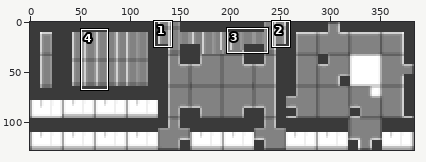
One commit to this sprite sheet: test.png. The picture above shows the old version from afar; the outline marks the close-up.
Close-up. First the earlier version:
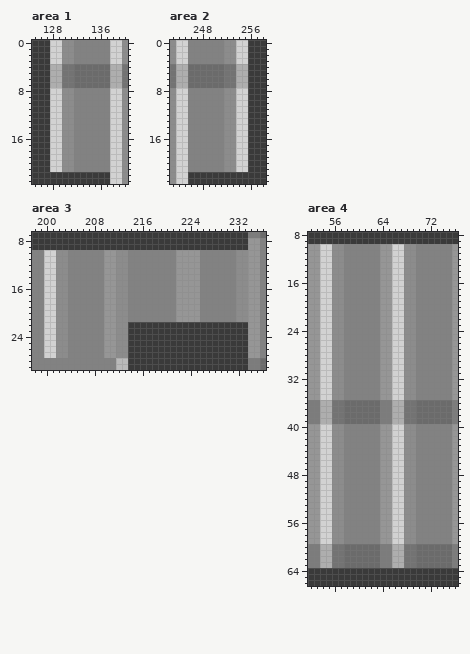
The file is 384x128 pixels. Colours within 5 levels of each other are drawn and written as one. Shown: area 1: x 125..140, y 0..23; area 2: x 243..258, y 0..23; area 3: x 198..236, y 7..29; area 4: x 52..76, y 8..66. The commit also changed other parts of the picture, which this record leaves out.
The result:
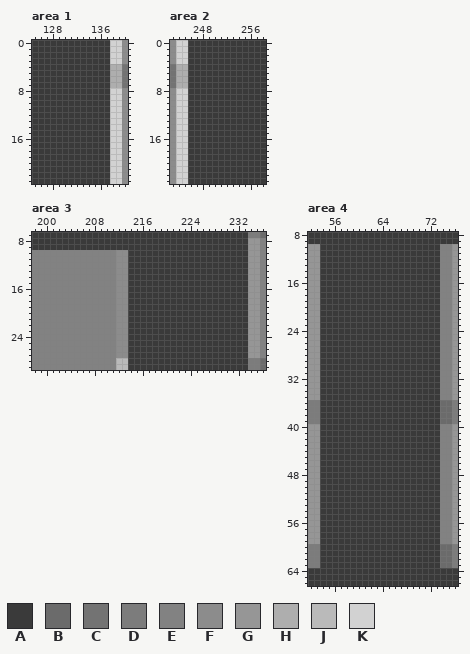
Palette (. is transparent): A #3a3a3a  B #6b6b6b  C #737373  D #7c7c7c  E #828282  F #8c8c8c  G #969696  H #aeaeae  J #bababa  K #d2d2d2
From old to new:
Changed rows in their new state; - is an unchanged pixel.
Area 1:
first column x 128:
 0 AAAAAAAAAA
 1 AAAAAAAAAA
 2 AAAAAAAAAA
 3 AAAAAAAAAA
 4 AAAAAAAAAA
 5 AAAAAAAAAA
 6 AAAAAAAAAA
 7 AAAAAAAAAA
 8 AAAAAAAAAA
 9 AAAAAAAAAA
10 AAAAAAAAAA
11 AAAAAAAAAA
12 AAAAAAAAAA
13 AAAAAAAAAA
14 AAAAAAAAAA
15 AAAAAAAAAA
16 AAAAAAAAAA
17 AAAAAAAAAA
18 AAAAAAAAAA
19 AAAAAAAAAA
20 AAAAAAAAAA
21 AAAAAAAAAA
Area 2:
first column x 246:
 0 AAAAAAAAAA
 1 AAAAAAAAAA
 2 AAAAAAAAAA
 3 AAAAAAAAAA
 4 AAAAAAAAAA
 5 AAAAAAAAAA
 6 AAAAAAAAAA
 7 AAAAAAAAAA
 8 AAAAAAAAAA
 9 AAAAAAAAAA
10 AAAAAAAAAA
11 AAAAAAAAAA
12 AAAAAAAAAA
13 AAAAAAAAAA
14 AAAAAAAAAA
15 AAAAAAAAAA
16 AAAAAAAAAA
17 AAAAAAAAAA
18 AAAAAAAAAA
19 AAAAAAAAAA
20 AAAAAAAAAA
21 AAAAAAAAAA
Area 3:
first column x 200:
10 EEEE------EE--AAAAAAAAAAAAAAAAAAAA
11 EEEE------EE--AAAAAAAAAAAAAAAAAAAA
12 EEEE------EE--AAAAAAAAAAAAAAAAAAAA
13 EEEE------EE--AAAAAAAAAAAAAAAAAAAA
14 EEEE------EE--AAAAAAAAAAAAAAAAAAAA
15 EEEE------EE--AAAAAAAAAAAAAAAAAAAA
16 EEEE------EE--AAAAAAAAAAAAAAAAAAAA
17 EEEE------EE--AAAAAAAAAAAAAAAAAAAA
18 EEEE------EE--AAAAAAAAAAAAAAAAAAAA
19 EEEE------EE--AAAAAAAAAAAAAAAAAAAA
20 EEEE------EE--AAAAAAAAAAAAAAAAAAAA
21 EEEE------EE--AAAAAAAAAAAAAAAAAAAA
22 EEEE------EE----------------------
23 EEEE------EE----------------------
24 EEEE------EE----------------------
25 EEEE------EE----------------------
26 EEEE------EE----------------------
27 EEEE------EE----------------------
Area 4:
first column x 54:
10 AAAAAAAAAAAAAAAAAAAA
11 AAAAAAAAAAAAAAAAAAAA
12 AAAAAAAAAAAAAAAAAAAA
13 AAAAAAAAAAAAAAAAAAAA
14 AAAAAAAAAAAAAAAAAAAA
15 AAAAAAAAAAAAAAAAAAAA
16 AAAAAAAAAAAAAAAAAAAA
17 AAAAAAAAAAAAAAAAAAAA
18 AAAAAAAAAAAAAAAAAAAA
19 AAAAAAAAAAAAAAAAAAAA
20 AAAAAAAAAAAAAAAAAAAA
21 AAAAAAAAAAAAAAAAAAAA
22 AAAAAAAAAAAAAAAAAAAA
23 AAAAAAAAAAAAAAAAAAAA
24 AAAAAAAAAAAAAAAAAAAA
25 AAAAAAAAAAAAAAAAAAAA
26 AAAAAAAAAAAAAAAAAAAA
27 AAAAAAAAAAAAAAAAAAAA
28 AAAAAAAAAAAAAAAAAAAA
29 AAAAAAAAAAAAAAAAAAAA
30 AAAAAAAAAAAAAAAAAAAA
31 AAAAAAAAAAAAAAAAAAAA
32 AAAAAAAAAAAAAAAAAAAA
33 AAAAAAAAAAAAAAAAAAAA
34 AAAAAAAAAAAAAAAAAAAA
35 AAAAAAAAAAAAAAAAAAAA
36 AAAAAAAAAAAAAAAAAAAA
37 AAAAAAAAAAAAAAAAAAAA
38 AAAAAAAAAAAAAAAAAAAA
39 AAAAAAAAAAAAAAAAAAAA
40 AAAAAAAAAAAAAAAAAAAA
41 AAAAAAAAAAAAAAAAAAAA
42 AAAAAAAAAAAAAAAAAAAA
43 AAAAAAAAAAAAAAAAAAAA
44 AAAAAAAAAAAAAAAAAAAA
45 AAAAAAAAAAAAAAAAAAAA
46 AAAAAAAAAAAAAAAAAAAA
47 AAAAAAAAAAAAAAAAAAAA
48 AAAAAAAAAAAAAAAAAAAA
49 AAAAAAAAAAAAAAAAAAAA
50 AAAAAAAAAAAAAAAAAAAA
51 AAAAAAAAAAAAAAAAAAAA
52 AAAAAAAAAAAAAAAAAAAA
53 AAAAAAAAAAAAAAAAAAAA
54 AAAAAAAAAAAAAAAAAAAA
55 AAAAAAAAAAAAAAAAAAAA
56 AAAAAAAAAAAAAAAAAAAA
57 AAAAAAAAAAAAAAAAAAAA
58 AAAAAAAAAAAAAAAAAAAA
59 AAAAAAAAAAAAAAAAAAAA
60 AAAAAAAAAAAAAAAAAAAA
61 AAAAAAAAAAAAAAAAAAAA
62 AAAAAAAAAAAAAAAAAAAA
63 AAAAAAAAAAAAAAAAAAAA
